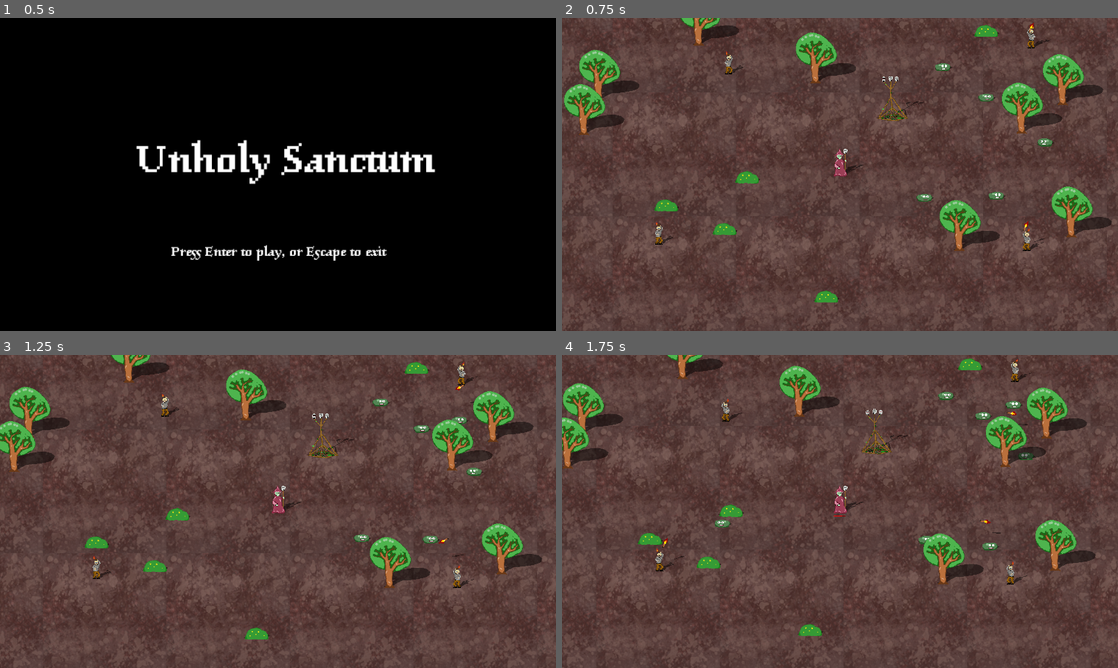
Above: before the commit, frames 1-4 (two rows, left to right).
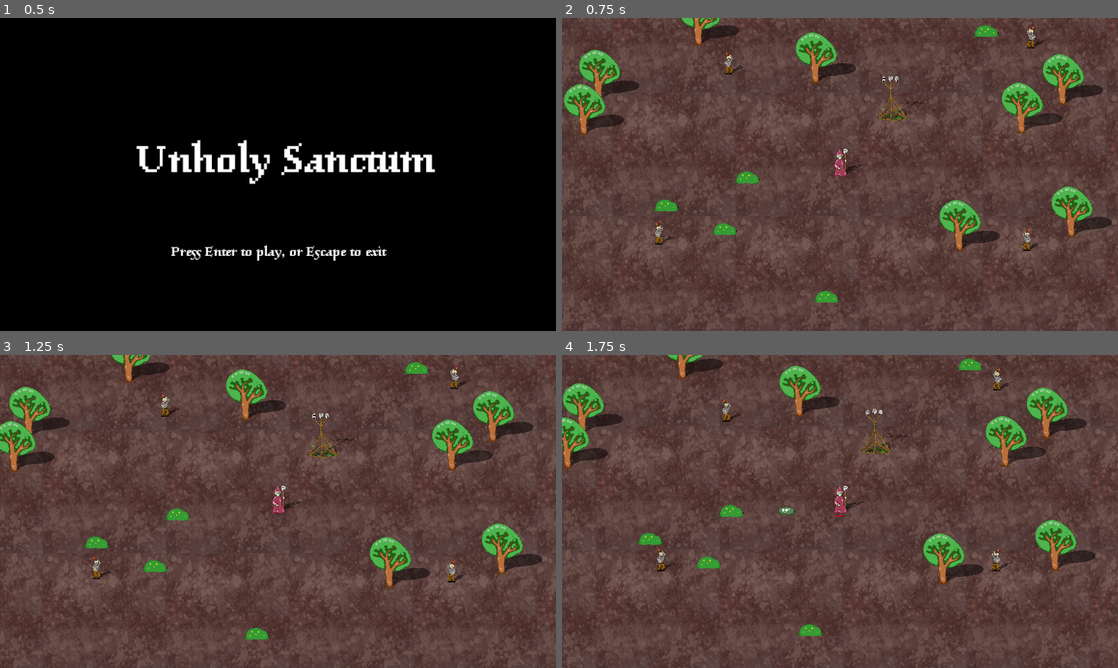
Above: after the commit, the same moments.

Repository: elemel/unholy-sanctum
Game: Godot game, scene res://scenes/screens/start.tscn
The game is run twice, just before and just after one commit, with the same random seed, the same clock (stepped at 60 frames per second) and the same inputs.
Inputs (mouse positions are in pixels of both pictures, inside the frame that each line leads up to):
- Up to frame 1 (0.5 s): no input
- Up to frame 2 (0.75 s): tap Enter at 0.5 s; move the mouse to (962, 158) at 0.52 s; hold D (move_right) from 0.53 s (still down); tap Backspace at 0.6 s; click (962, 158) at 0.67 s
- Up to frame 3 (1.25 s): keep holding D (move_right); tap Space at 0.77 s
- Up to frame 4 (1.75 s): move the mouse to (728, 527) at 1.27 s; release D (move_right) at 1.28 s; hold S (move_down) from 1.28 s (still down); tap Enter at 1.35 s; click (728, 527) at 1.42 s; tap Space at 1.52 s

Frame 1 is identical in both runs. In frame 2, 0.4% of the frame differs, in the area x 63-89%, y 1-75%; in frame 3, 0.7%; in frame 4, 1.0%, in the area x 16-86%, y 1-74%.

Commit message:
Implement more combat

Diff:
--- a/scenes/blob.tscn
+++ b/scenes/blob.tscn
@@ -1,7 +1,8 @@
-[gd_scene load_steps=4 format=3 uid="uid://bvy0odgmxtttf"]
+[gd_scene load_steps=5 format=3 uid="uid://bvy0odgmxtttf"]
 
 [ext_resource type="Script" path="res://scripts/blob.gd" id="1_b1c7v"]
 [ext_resource type="Texture2D" uid="uid://ctsp2hewvr5gs" path="res://images/blob.png" id="2_a6h85"]
+[ext_resource type="PackedScene" uid="uid://dhes5vods88b6" path="res://scenes/health_bar.tscn" id="3_kefp7"]
 
 [sub_resource type="CapsuleShape2D" id="CapsuleShape2D_l0ubf"]
 radius = 5.0
@@ -27,3 +28,16 @@
 texture_filter = 3
 position = Vector2(0, -3)
 texture = ExtResource("2_a6h85")
+
+[node name="HealthBar" parent="." instance=ExtResource("3_kefp7")]
+position = Vector2(0, 10)
+
+[node name="Background" parent="HealthBar" index="0"]
+offset_left = -15.0
+offset_right = 15.0
+
+[node name="Foreground" parent="HealthBar/Background" index="0"]
+offset_left = -15.0
+offset_right = 15.0
+
+[editable path="HealthBar"]
--- a/scenes/peasant.tscn
+++ b/scenes/peasant.tscn
@@ -1,9 +1,11 @@
-[gd_scene load_steps=6 format=3 uid="uid://rwaionureu0f"]
+[gd_scene load_steps=8 format=3 uid="uid://rwaionureu0f"]
 
 [ext_resource type="Script" path="res://scripts/peasant.gd" id="1_aob7w"]
 [ext_resource type="PackedScene" uid="uid://c8yctccb05y7b" path="res://scenes/torch.tscn" id="2_2d8cv"]
 [ext_resource type="Texture2D" uid="uid://dk4fxatu0ygs3" path="res://images/peasant.png" id="3_gs6qv"]
 [ext_resource type="AudioStream" uid="uid://duxu0gsa2i3dp" path="res://sounds/torch_throw.ogg" id="4_c33w5"]
+[ext_resource type="AudioStream" uid="uid://bdj6j8ak41np3" path="res://sounds/peasant_hurt.ogg" id="5_l7t6t"]
+[ext_resource type="PackedScene" uid="uid://dhes5vods88b6" path="res://scenes/health_bar.tscn" id="6_i330n"]
 
 [sub_resource type="CapsuleShape2D" id="CapsuleShape2D_jnff3"]
 radius = 5.0
@@ -36,3 +38,20 @@
 
 [node name="AttackSound" type="AudioStreamPlayer2D" parent="."]
 stream = ExtResource("4_c33w5")
+
+[node name="HurtSound" type="AudioStreamPlayer2D" parent="."]
+stream = ExtResource("5_l7t6t")
+volume_db = 10.0
+
+[node name="HealthBar" parent="." instance=ExtResource("6_i330n")]
+position = Vector2(0, 6)
+
+[node name="Background" parent="HealthBar" index="0"]
+offset_left = -10.0
+offset_right = 10.0
+
+[node name="Foreground" parent="HealthBar/Background" index="0"]
+offset_left = -10.0
+offset_right = 10.0
+
+[editable path="HealthBar"]
--- /dev/null
+++ b/scenes/rock.tscn
@@ -0,0 +1,27 @@
+[gd_scene load_steps=4 format=3 uid="uid://bqfqdig4p6pri"]
+
+[ext_resource type="Script" path="res://scripts/rock.gd" id="1_yahn2"]
+[ext_resource type="Texture2D" uid="uid://bnvcnbe8pvwgb" path="res://images/rock2.png" id="3_gv838"]
+
+[sub_resource type="CapsuleShape2D" id="CapsuleShape2D_unt5h"]
+height = 50.0
+
+[node name="Rock" type="StaticBody2D"]
+script = ExtResource("1_yahn2")
+
+[node name="CollisionShape2D" type="CollisionShape2D" parent="."]
+rotation = 1.5708
+shape = SubResource("CapsuleShape2D_unt5h")
+
+[node name="Shadow" type="Node2D" parent="."]
+modulate = Color(0, 0, 0, 0.498039)
+scale = Vector2(1, 0.75)
+skew = 1.0472
+
+[node name="Sprite2D" type="Sprite2D" parent="Shadow"]
+position = Vector2(0, -7)
+texture = ExtResource("3_gv838")
+
+[node name="Sprite2D" type="Sprite2D" parent="."]
+position = Vector2(0, -7)
+texture = ExtResource("3_gv838")
--- a/scenes/screens/game.tscn
+++ b/scenes/screens/game.tscn
@@ -6,7 +6,6 @@
 [ext_resource type="Texture2D" uid="uid://c8wp1s7mm2v3t" path="res://images/ground.png" id="2_nlmwd"]
 [ext_resource type="PackedScene" uid="uid://rwaionureu0f" path="res://scenes/peasant.tscn" id="3_pg21i"]
 [ext_resource type="Script" path="res://scripts/camera.gd" id="4_xucsd"]
-[ext_resource type="PackedScene" uid="uid://bvy0odgmxtttf" path="res://scenes/blob.tscn" id="5_c0ct8"]
 [ext_resource type="AudioStream" uid="uid://b2qwih8i5w02o" path="res://sounds/gameover.ogg" id="8_jhiji"]
 [ext_resource type="PackedScene" uid="uid://crs0xhy6chxum" path="res://scenes/tree.tscn" id="9_s4lwr"]
 [ext_resource type="PackedScene" uid="uid://tstbc8da7ow3" path="res://scenes/bush.tscn" id="10_1wye8"]
@@ -47,24 +46,6 @@
 [node name="Camera2D" type="Camera2D" parent="."]
 position = Vector2(-110, 119)
 script = ExtResource("4_xucsd")
-
-[node name="Blob" parent="." instance=ExtResource("5_c0ct8")]
-position = Vector2(281, -50)
-
-[node name="Blob2" parent="." instance=ExtResource("5_c0ct8")]
-position = Vector2(214, 166)
-
-[node name="Blob3" parent="." instance=ExtResource("5_c0ct8")]
-position = Vector2(193, -37)
-
-[node name="Blob4" parent="." instance=ExtResource("5_c0ct8")]
-position = Vector2(315, 56)
-
-[node name="Blob5" parent="." instance=ExtResource("5_c0ct8")]
-position = Vector2(65, 170)
-
-[node name="Blob6" parent="." instance=ExtResource("5_c0ct8")]
-position = Vector2(103, -100)
 
 [node name="Tree" parent="." instance=ExtResource("9_s4lwr")]
 position = Vector2(-161, -74)
--- a/scripts/blob.gd
+++ b/scripts/blob.gd
@@ -6,6 +6,10 @@
 @export var attack_range = 20.0
 @export var attack_cooldown = 1.0
 @export var unit_radius = 15.0
+@export var max_health = 50.0
+@export var current_health = 50.0
+@export var min_damage = 10.0
+@export var max_damage = 20.0
 
 var attack_time = 0.0
 var face_direction = 1
@@ -14,6 +18,10 @@
 @onready var shadow_sprite = $"Shadow/Sprite2D"
 
 func _physics_process(delta: float) -> void:
+    if current_health < 0.0:
+        queue_free()
+        return
+
     var move_direction = Vector2.ZERO
     var target = find_target()
 
@@ -28,6 +36,10 @@
 
             if now > attack_time + attack_cooldown:
                 attack_time = now
+
+                if target.has_method("receive_damage"):
+                    var damage = randf_range(min_damage, max_damage)
+                    target.receive_damage(damage)
 
         if target_direction.x < 0.0:
             face_direction = -1
@@ -56,3 +68,6 @@
                 target = node
 
     return target
+
+func receive_damage(damage: float) -> void:
+    current_health -= damage
--- a/scripts/necromancer.gd
+++ b/scripts/necromancer.gd
@@ -10,6 +10,7 @@
 @export var current_health = 100.0
 @export var blob_scene: PackedScene
 @export var blob_cost = 30.0
+@export var attack_range = 100.0
 
 @onready var sprite = $"Sprite2D"
 @onready var shadow_sprite = $"Shadow/Sprite2D"
@@ -42,6 +43,10 @@
         if event.pressed:
             var game: Game = get_parent()
             var attack_position = game.get_local_mouse_position()
+            var attack_distance = position.distance_to(attack_position)
+
+            if attack_distance > attack_range:
+                attack_position = position + (attack_position - position).normalized() * attack_range
 
             var blob = blob_scene.instantiate()
             blob.position = attack_position
--- a/scripts/peasant.gd
+++ b/scripts/peasant.gd
@@ -7,15 +7,22 @@
 @export var torch_scene: PackedScene
 @export var reload_duration = 1.0
 @export var unit_radius = 10.0
+@export var max_health = 50.0
+@export var current_health = 50.0
 
 var fire_time = 0.0
 var face_direction = 1
 
-@onready var sprite = get_node("Sprite2D")
-@onready var shadow_sprite = get_node("Shadow/Sprite2D")
-@onready var attack_sound = get_node("AttackSound")
+@onready var sprite: Sprite2D = get_node("Sprite2D")
+@onready var shadow_sprite: Sprite2D = get_node("Shadow/Sprite2D")
+@onready var attack_sound: AudioStreamPlayer2D = get_node("AttackSound")
+@onready var hurt_sound: AudioStreamPlayer2D = get_node("HurtSound")
 
 func _physics_process(delta: float) -> void:
+    if current_health < 0.0:
+        queue_free()
+        return
+
     var move_direction = Vector2.ZERO
     var target = find_target()
 
@@ -66,3 +73,7 @@
                 target = node
 
     return target
+
+func receive_damage(damage: float) -> void:
+    hurt_sound.play()
+    current_health -= damage
--- /dev/null
+++ b/scripts/rock.gd
@@ -0,0 +1,5 @@
+extends StaticBody2D
+class_name Rock
+
+func _process(_delta: float) -> void:
+    z_index = int(position.y)
--- a/scripts/torch.gd
+++ b/scripts/torch.gd
@@ -5,7 +5,8 @@
 @export var life_duration = 3.0
 @export var rotation_speed = 5.0
 @export var rotation_phase_degrees = -45.0
-@export var damage = 20.0
+@export var min_damage = 10.0
+@export var max_damage = 20.0
 @export var unit_radius = 5.0
 
 var creation_time = 0.0
@@ -58,6 +59,7 @@
 func _on_body_entered(body: Node2D) -> void:
     if body != thrower:
         if body.has_method("receive_damage"):
+            var damage = randf_range(min_damage, max_damage)
             body.receive_damage(damage)
             queue_free()
             return
Not shown, added: images/rock1.png.import
Not shown, added: images/rock2.png.import
Not shown, added: images/rock3.png.import
Not shown: 1 places in scenes/screens/game.tscn that only renumber resources
